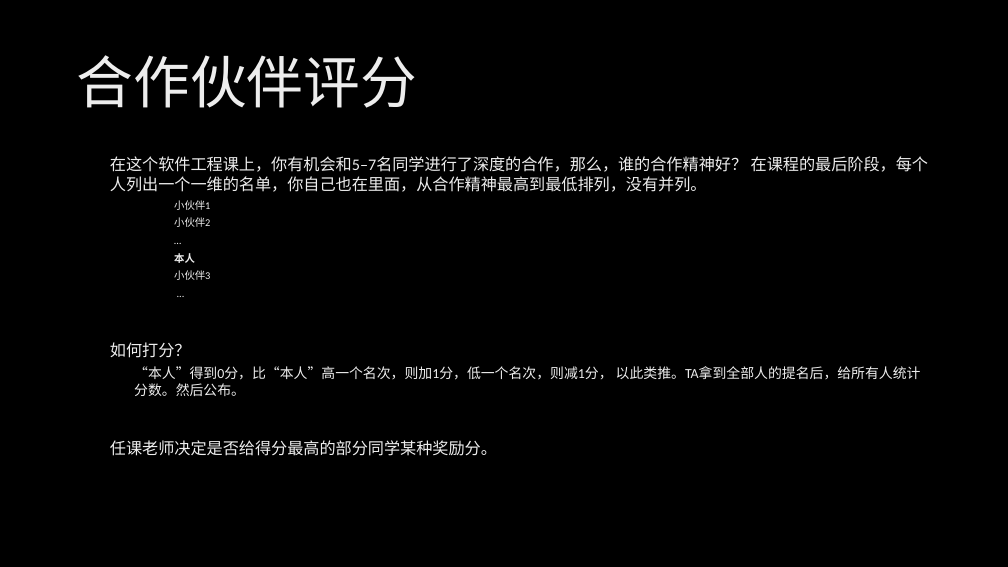
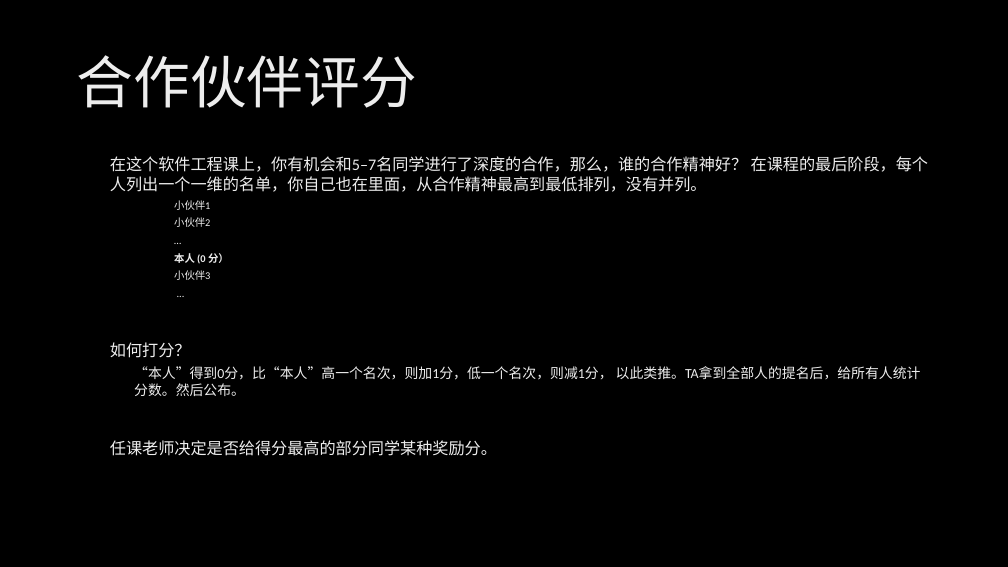
Before and after one commit to xinase/ASE, a slide deck: slide 36 of chapter17/ASE_17_People_Performance.pptx. Drawn at 1008x567 pixels with LibreOffice and Linux fonts; fonts in the diff are those of the drawing; background and template pictures are left out. Boxes give left, top, right and bottom in pixels: in the first picture for what was removed or moved away, otherwise in the second. Text is boxed around its words. In the diff, an @@ line names an element or a change of style, - is before the commit and + after.

```diff
--- a/chapter17/ASE_17_People_Performance.pptx
+++ b/chapter17/ASE_17_People_Performance.pptx
@@ text at (174, 253, 229, 264): text changed @@
-      本人
+      本人 (0 分）
```
Also in this commit, not shown: 1 other slide changed.
